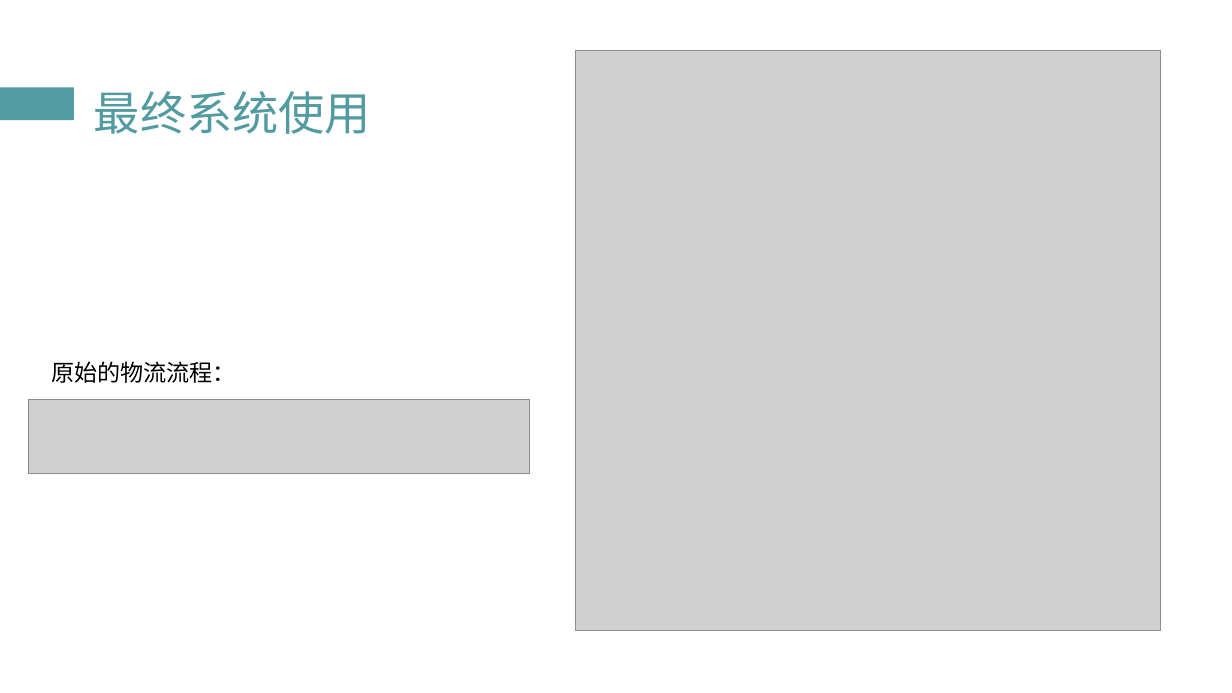
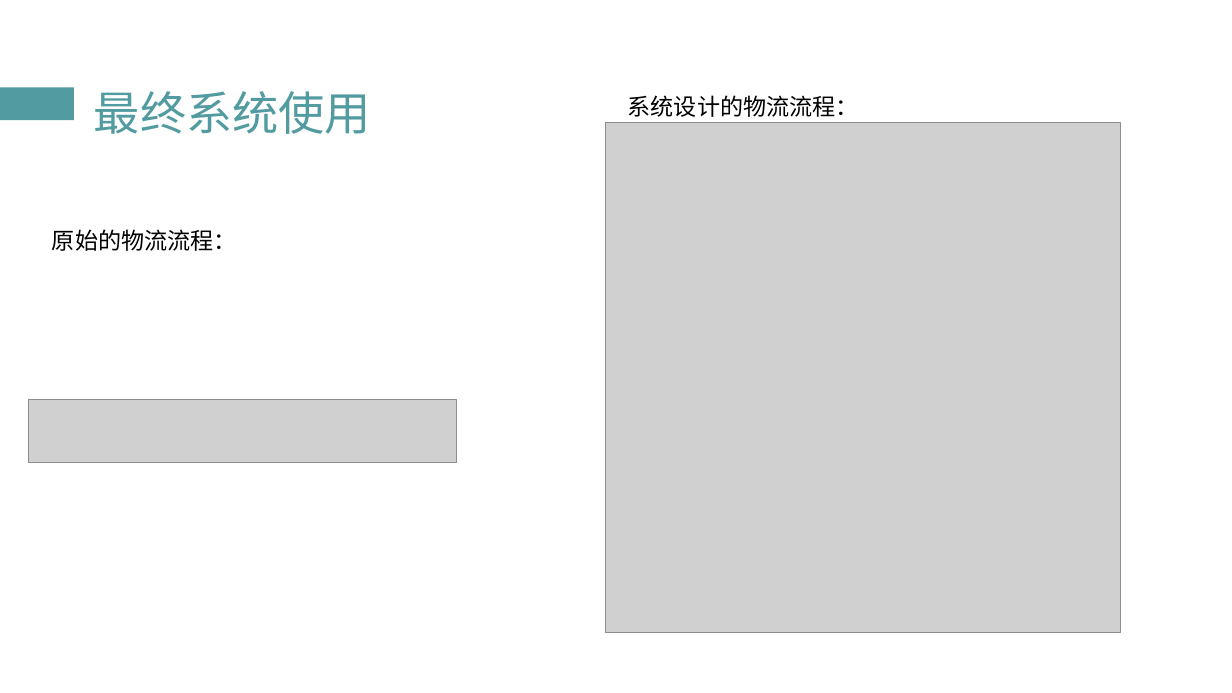
Before and after one commit to zstiu/IoTService, a slide deck: slide 16 of 毕设资料/郑世同IotSevice答辩.ppt (slide 19 before the commit). Drawn at 1232x693 pixels with LibreOffice and Linux fonts; fonts in the diff are those of the drawing; grey boxes stand for pictures. Boxes give left, top, right and bottom in pixels: in the first picture for what was removed or moved away, otherwise in the second. Text is boxed around its words. In the diff, an @@ line names an element or a change of style, - is before the commit and + after.

```diff
--- a/毕设资料/郑世同IotSevice答辩.ppt
+++ b/毕设资料/郑世同IotSevice答辩.ppt
@@ text added at bbox=[628, 95, 859, 117], 18 pt, text #000000 @@
+系统设计的物流流程：
@@ picture: place and size @@
-picture at bbox=[575, 50, 1160, 630]
+picture at bbox=[605, 122, 1119, 633]
@@ text "原始的物流流程：": place and size @@
-text "原始的物流流程：" at bbox=[51, 361, 236, 383]
+text "原始的物流流程：" at bbox=[52, 229, 237, 251]
@@ picture: place and size @@
-picture at bbox=[29, 400, 530, 474]
+picture at bbox=[29, 400, 456, 463]
```
Also in this commit, not shown: 6 other slides changed, 3 slides removed.
